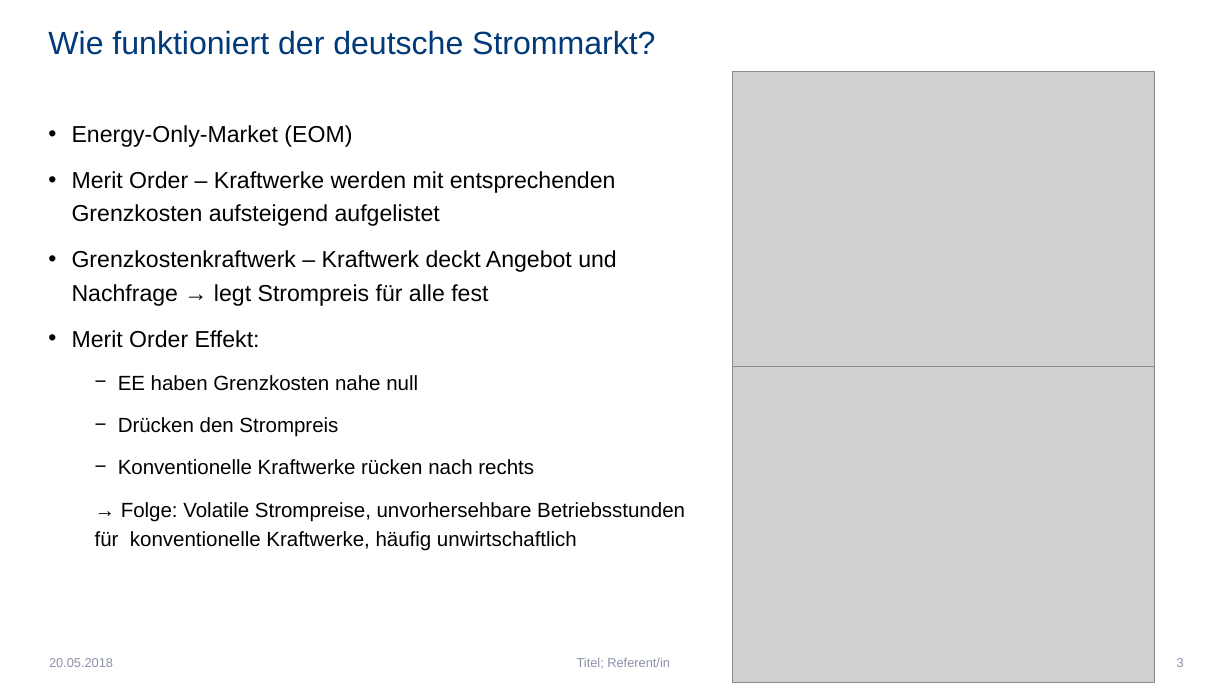
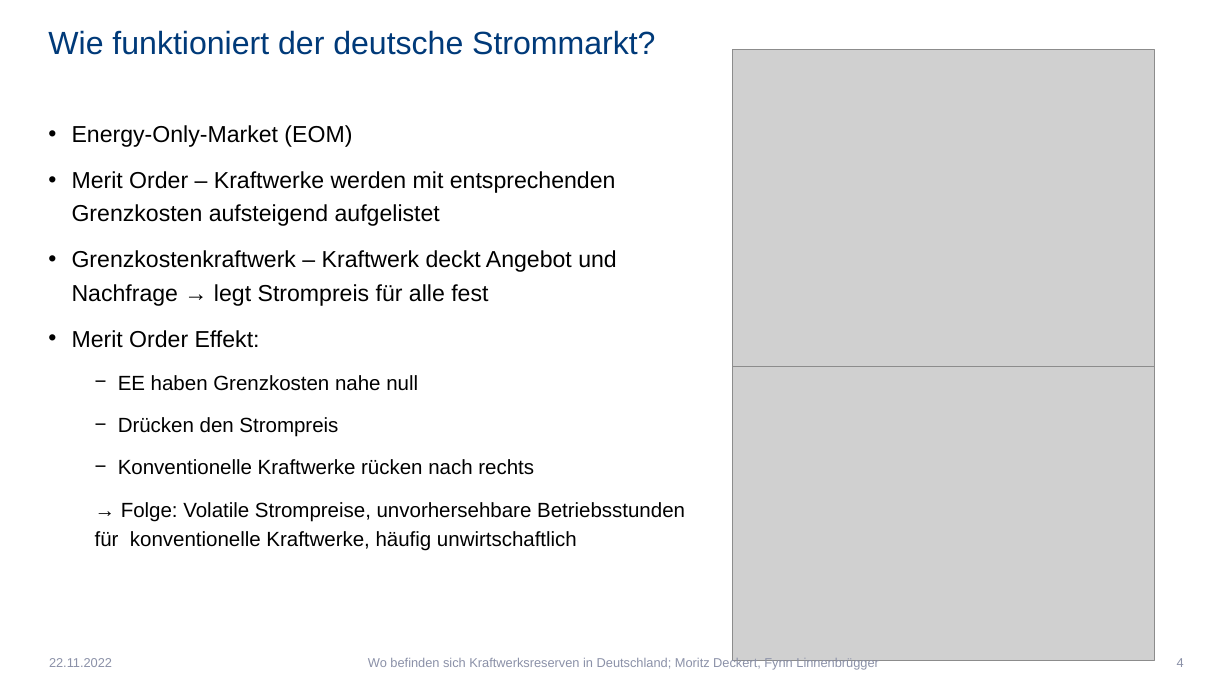
Before and after one commit to Febbyyyy/Regenerative-Energietechnik-Projekt, a slide deck: slide 4 of Präsentation - Wo befinden sich Kraftwerksreserven in Deutschland.pptx (slide 3 before the commit). Drawn at 1232x693 pixels with LibreOffice and Linux fonts; fonts in the diff are those of the drawing; grey boxes stand for pictures. Boxes give left, top, right and bottom in pixels: in the first picture for what was removed or moved away, otherwise in the second. Text is boxed around its words. In the diff, an @@ line names an element or a change of style, - is before the commit and + after.

```diff
--- a/Präsentation - Wo befinden sich Kraftwerksreserven in Deutschland.pptx
+++ b/Präsentation - Wo befinden sich Kraftwerksreserven in Deutschland.pptx
@@ picture: place and size @@
-picture at [732,71,1154,388]
+picture at [732,50,1154,367]
@@ picture: place and size @@
-picture at [732,366,1154,683]
+picture at [732,345,1154,662]
@@ text at [49,658,112,667]: text changed @@
-20.05.2018
+22.11.2022
@@ text at [368,657,879,670]: text changed @@
-Titel; Referent/in
+Wo befinden sich Kraftwerksreserven in Deutschland; Moritz Deckert, Fynn Linnenbrügger
@@ page number at [1177,658,1184,667]: text changed @@
-3
+4
```
Also in this commit, not shown: 9 other slides changed, 1 slide added, 2 other files.
